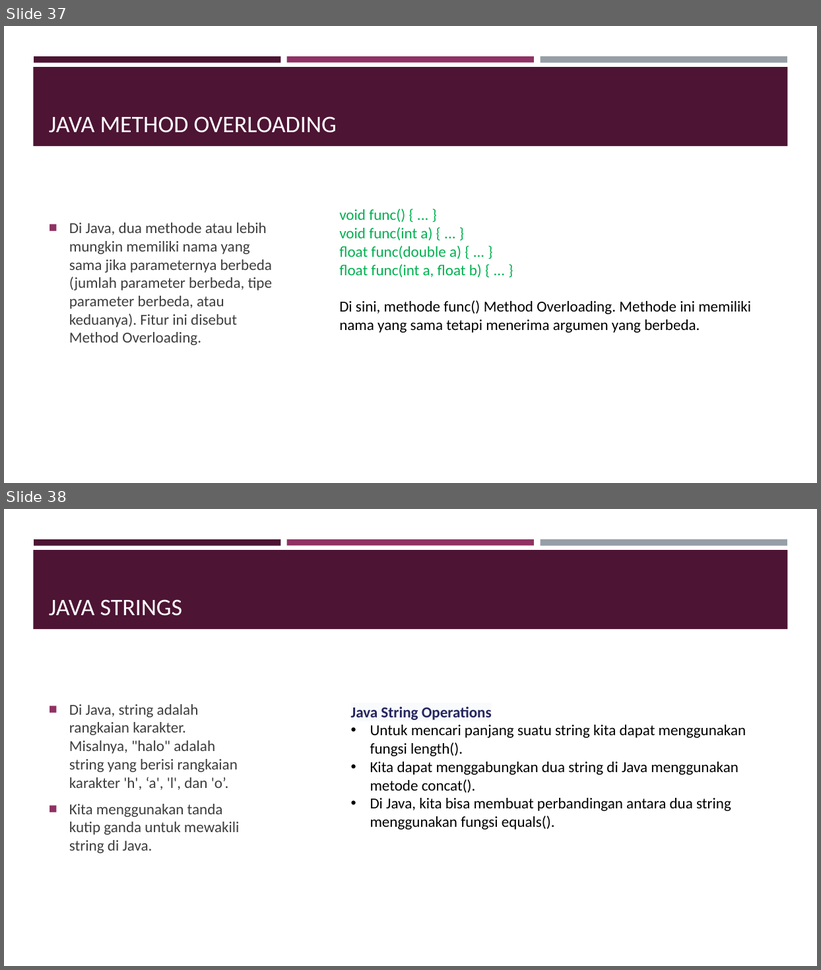
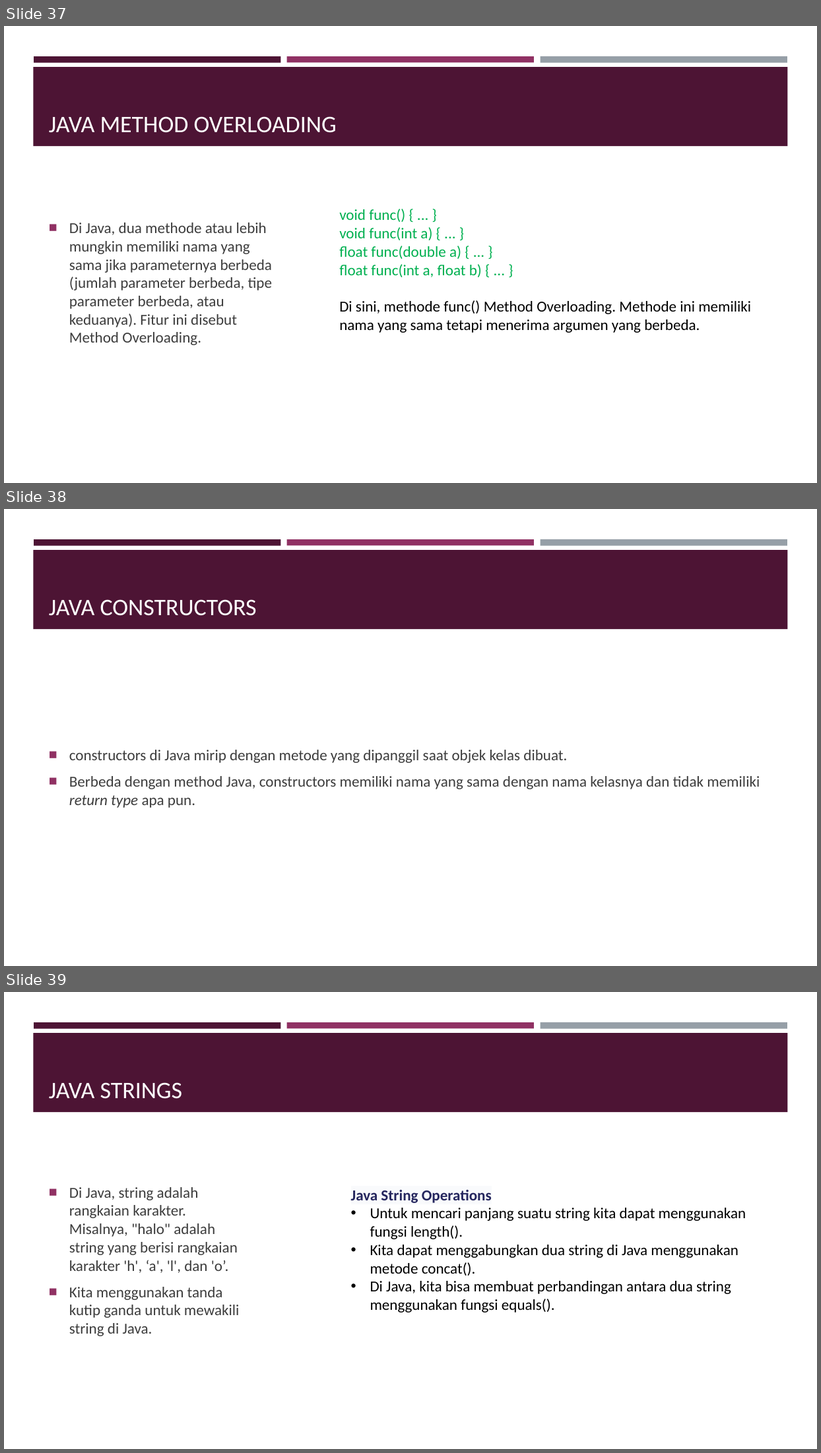
Before and after one commit to ahmadcahyana/bootcamp_java_fundamental, a slide deck: Bootcamp.pptx. Shown one above the other, each under a label of ours: slides 37 and 38 before the commit, slides 37, 38 and 39 after it. The pictures are 821x970 and 821x1453 pixels, drawn with LibreOffice and Linux fonts; fonts in the diff are those of the drawing. Boxes give left, top, right and bottom in pixels: in the first picture for what was removed or moved away, otherwise in the second. Text is boxed around its words. In the diff, an @@ line names an element or a change of style, - is before the commit and + after.

```diff
--- a/Bootcamp.pptx
+++ b/Bootcamp.pptx
@@ slide 38 added at (4, 509, 817, 966), background #FFFFFF; not listed: 4 template elements that a slide beside it also shows @@
@@ title added at (49, 599, 257, 616), 28 pt, text #FFFFFF @@
+JAVA CONSTRUCTORS
@@ text added at (69, 750, 760, 808), 18 pt, text #3D3D3D @@
+■ constructors di Java mirip dengan metode yang dipanggil saat objek kelas dibuat.
+■ Berbeda dengan method Java, constructors memiliki nama yang sama dengan nama kelasnya dan tidak memiliki return type apa pun.
@@ what was slide 38 is now slide 39 @@
```
Also in this commit, not shown: 5 other slides added, 1 other file.
